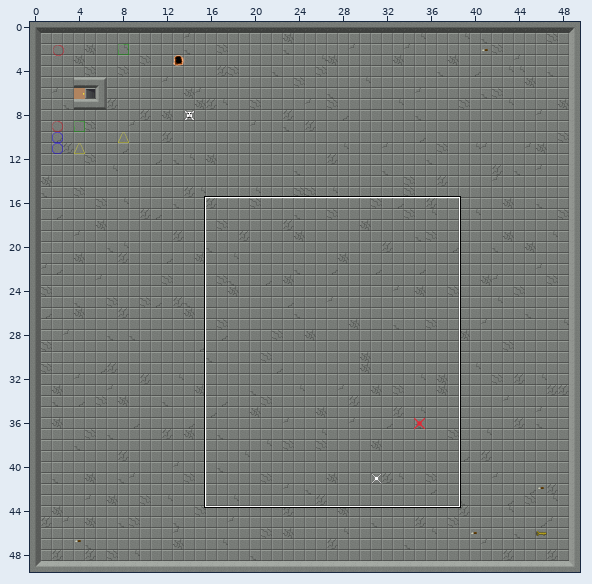
A Tiled map (JSON) gets an edit: Public/Maps/level1.json. Above, an overview of the earlier version with the close-up marked.
Close-up. First the earlier version:
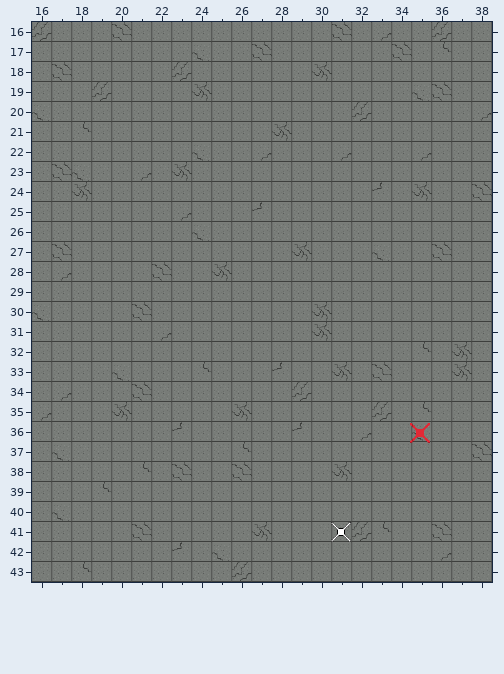
Cells are 32x32 px. Shown: x 16..38, y 16..43. The commit also changed other parts of the map, which this record leaves out.
After the commit:
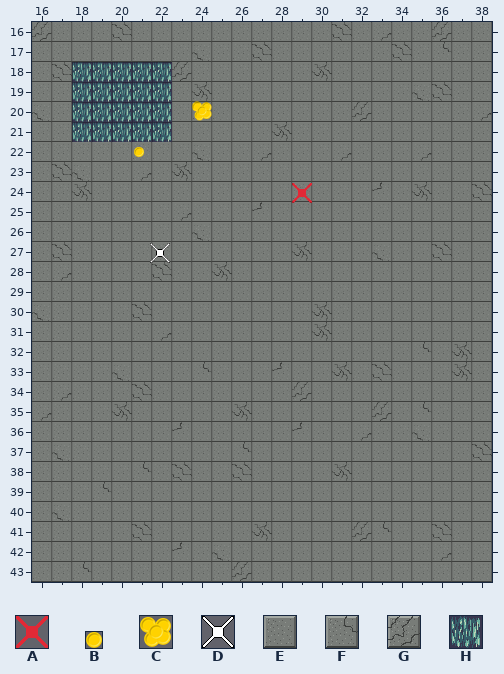
Key: from "Objects": A 0 "ogre1", B 6 "lootGoldPiece", C 7 "lootGoldPile", D 30 "skeleton1"; from "masterTileset": E 0, F 3, G 6, H 228.
_ is an empty cell.
Objects are placed by their top-left corner, in cells (3,4 is the top-left corner of cell 3,4); size is 1x1 cell unless given.
Edits made:
Layer "belowGround":
y 18..21: x 18..22 _____ -> HHHHH
Layer "ground":
y 18: x 18..22 EEEEE -> _____
y 19: x 18..22 EGEEE -> _____
y 20: x 18..22 EEEEE -> _____
y 21: x 18..22 FEEEE -> _____
Layer "interactive":
changed: A "ogre1" at 34.9,36 -> A "ogre1" at 29,24
changed: D "skeleton1" at 31,41 -> D "skeleton1" at 21.9,27
added: C "lootGoldPile" at 24,20
added: B "lootGoldPiece" at 21.1,22.2 size 0.5x0.5
Pixel boxes of the changes (left, top, right, bottom) in both close-ups:
changed: (72, 62, 172, 142)
added: (192, 101, 212, 121)
added: (134, 147, 144, 157)
new place: (292, 183, 312, 203)
new place: (150, 243, 170, 263)
old place: (410, 423, 430, 443)
old place: (331, 522, 351, 542)
